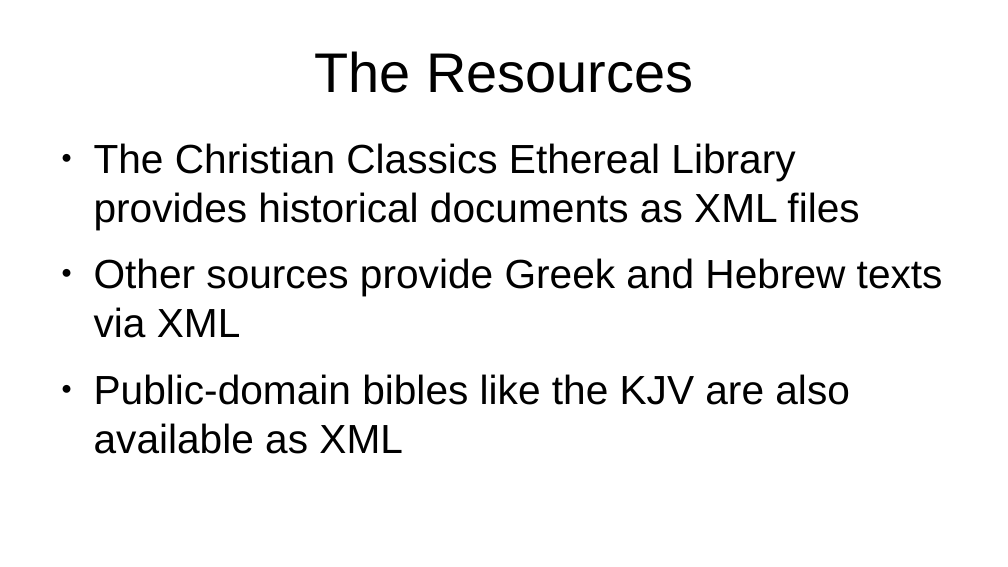
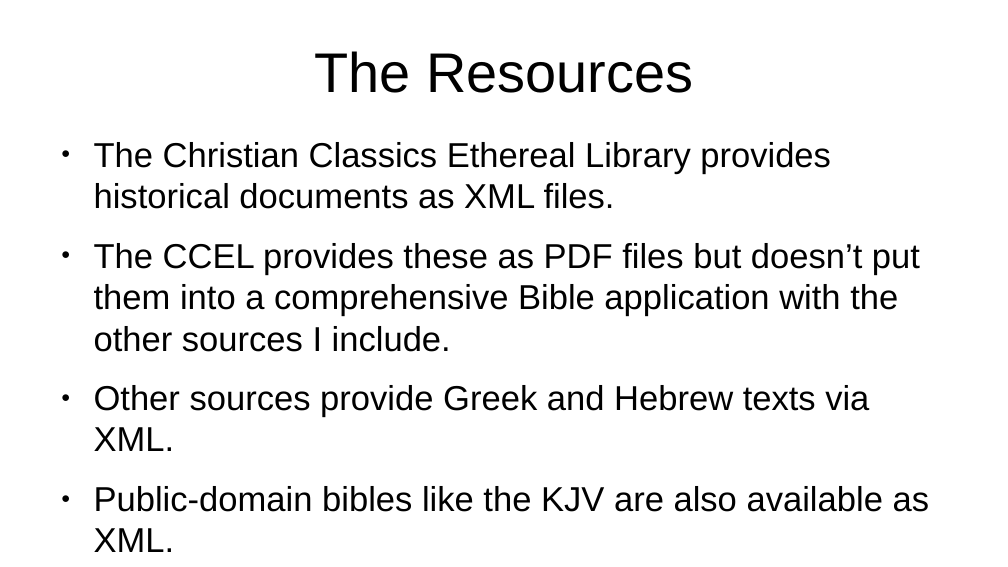
Before and after one commit to flashcardsmobile-admin/csci-portfolio, a slide deck: slide 4 of project-presentation.odp. Drawn at 1008x567 pixels with LibreOffice and Linux fonts; fonts in the diff are those of the drawing. Boxes give left, top, right and bottom in pixels: in the first picture for what was removed or moved away, otherwise in the second. Text is boxed around its words. In the diff, an @@ line names an element or a change of style, - is before the commit and + after.

```diff
--- a/project-presentation.odp
+++ b/project-presentation.odp
@@ text at (x1=94, y1=142, x2=930, y2=552): text changed; size 32 to 27.2 pt @@
-● The Christian Classics Ethereal Library provides historical documents as XML files
-● Other sources provide Greek and Hebrew texts via XML
-● Public-domain bibles like the KJV are also available as XML
+● The Christian Classics Ethereal Library provides historical documents as XML files.
+● The CCEL provides these as PDF files but doesn’t put them into a comprehensive Bible application with the other sources I include.
+● Other sources provide Greek and Hebrew texts via XML.
+● Public-domain bibles like the KJV are also available as XML.
```
Also in this commit, not shown: 3 other slides changed, 2 slides added, 3 other files.
